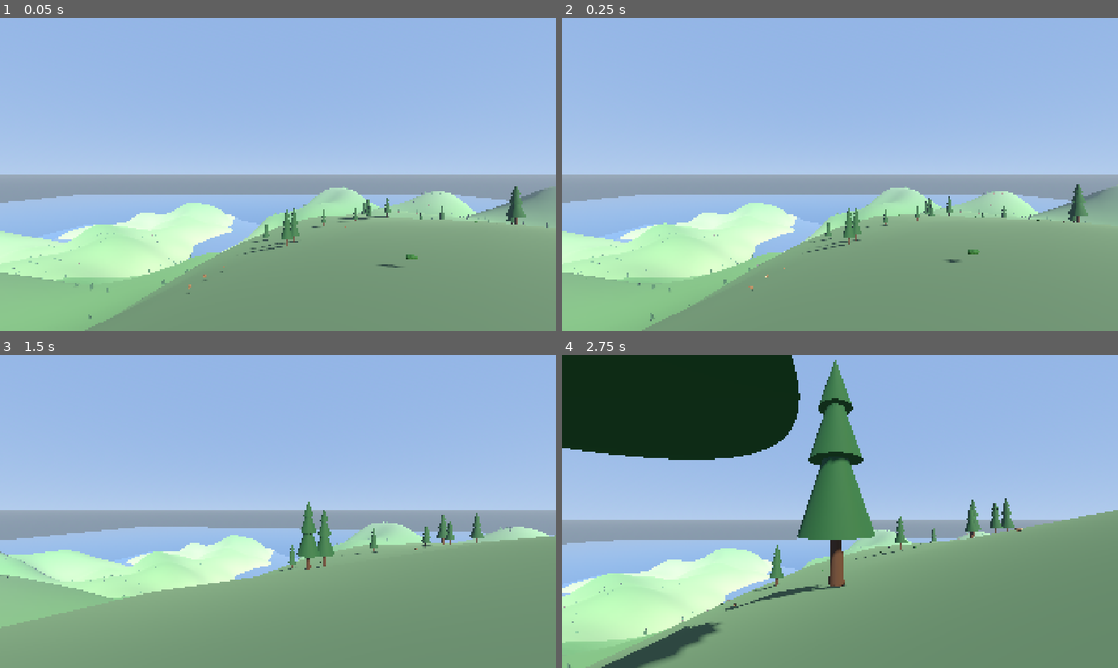
Above: before the commit, frames 1-4 (two rows, left to right).
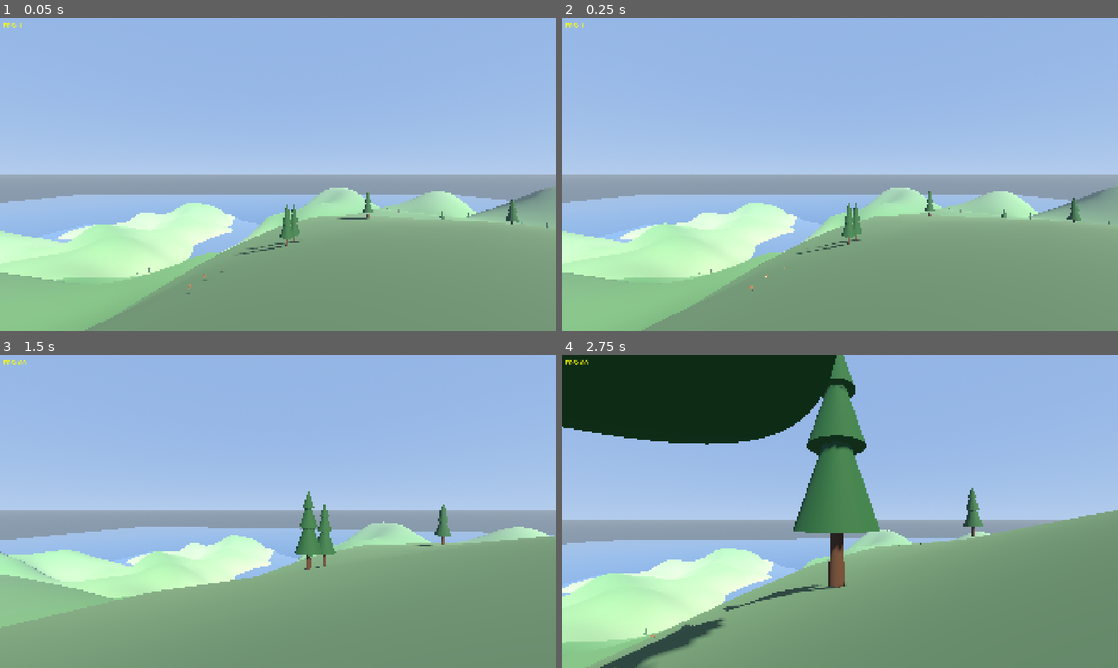
Above: after the commit, the same moments.

Repository: gfeyer/games
Game: Godot game, scene res://main.tscn
Same seed, same stepped clock (60 frames per second), same inputs: the game is played once before the commit and once after it.
Inputs (mouse positions are in pixels of both pictures, inside the frame that each line leads up to):
- Up to frame 1 (0.05 s): no input
- Up to frame 2 (0.25 s): no input
- Up to frame 3 (1.5 s): move the mouse to (305, 511) at 0.52 s; hold Shift (sprint) 0.53-1.28 s; hold W (move_forward) from 0.53 s (still down); tap Space (jump) at 0.77 s; move the mouse to (250, 511) at 1.27 s; tap Shift (sprint) at 1.35 s
- Up to frame 4 (2.75 s): keep holding W (move_forward); tap Space (jump) at 1.52 s; move the mouse to (851, 505) at 2.02 s; hold Shift (sprint) from 2.03 s (still down)

The runs differ from the first frame. In frame 1, 0.8% of the frame differs, in the area x 0-95%, y 1-97%; in frame 2, 0.8%; in frame 3, 0.9%; in frame 4, 6.8%, in the area x 0-83%, y 0-100%.

Commit message:
refinement

Diff:
--- a/procedural-island/fauna/fauna_spawner.gd
+++ b/procedural-island/fauna/fauna_spawner.gd
@@ -4,8 +4,8 @@
 ## Spawns and manages animals across the terrain
 
 @export var spawn_radius: float = 50.0  # Radius around player to maintain animals
-@export var max_deer: int = 30
-@export var spawn_interval: float = 1.0  # Seconds between spawn attempts
+@export var max_deer: int = 10
+@export var spawn_interval: float = 2.0  # Seconds between spawn attempts
 
 # Scene references
 var deer_scene: PackedScene
@@ -36,7 +36,7 @@
 
 func _initial_spawn() -> void:
 	# Initial spawn of some animals
-	for i in range(15):
+	for i in range(5):
 		spawn_deer()
 
 func _process(delta: float) -> void:
--- a/procedural-island/main.tscn
+++ b/procedural-island/main.tscn
@@ -1,10 +1,11 @@
-[gd_scene load_steps=9 format=3 uid="uid://main001"]
+[gd_scene load_steps=10 format=3 uid="uid://main001"]
 
 [ext_resource type="Script" uid="uid://lm60bkaqn2rh" path="res://main.gd" id="1_main"]
 [ext_resource type="PackedScene" uid="uid://terrain001" path="res://terrain/terrain_generator.tscn" id="2_terrain"]
 [ext_resource type="PackedScene" uid="uid://player001" path="res://player/player.tscn" id="3_player"]
 [ext_resource type="PackedScene" path="res://vegetation/vegetation_spawner.tscn" id="4_vegetation"]
 [ext_resource type="PackedScene" path="res://fauna/fauna_spawner.tscn" id="5_fauna"]
+[ext_resource type="Script" path="res://ui/fps_counter.gd" id="6_fps"]
 
 [sub_resource type="ProceduralSkyMaterial" id="ProceduralSkyMaterial_1"]
 sky_top_color = Color(0.4, 0.6, 0.9, 1)
@@ -39,10 +40,6 @@
 shadow_enabled = true
 
 [node name="TerrainGenerator" parent="." instance=ExtResource("2_terrain")]
-island_size = 2000.0
-height_scale = 400.0
-grid_resolution = 200
-noise_frequency = 0.001
 
 [node name="Player" parent="." instance=ExtResource("3_player")]
 transform = Transform3D(1, 0, 0, 0, 1, 0, 0, 0, 1, 0, 10, 0)
@@ -50,3 +47,14 @@
 [node name="VegetationSpawner" parent="." instance=ExtResource("4_vegetation")]
 
 [node name="FaunaSpawner" parent="." instance=ExtResource("5_fauna")]
+
+[node name="CanvasLayer" type="CanvasLayer" parent="."]
+
+[node name="FPSCounter" type="Label" parent="CanvasLayer"]
+offset_left = 10.0
+offset_top = 10.0
+offset_right = 200.0
+offset_bottom = 50.0
+theme_override_colors/font_color = Color(1, 1, 0, 1)
+theme_override_font_sizes/font_size = 24
+script = ExtResource("6_fps")
--- /dev/null
+++ b/procedural-island/ui/fps_counter.gd
@@ -0,0 +1,6 @@
+extends Label
+
+## Simple FPS counter display
+
+func _process(_delta: float) -> void:
+	text = "FPS: %d" % Engine.get_frames_per_second()
--- a/procedural-island/vegetation/trees/tree_base.gd
+++ b/procedural-island/vegetation/trees/tree_base.gd
@@ -1,26 +1,12 @@
 extends Node3D
 class_name TreeBase
 
-## Base class for all tree types with gentle sway animation
-
-@export var sway_amount: float = 0.01
-@export var sway_speed: float = 0.8
-
-var time_offset: float
+## Base class for all tree types (sway disabled for performance)
 
 func _ready() -> void:
-	# Random offset so trees don't all sway in sync
-	time_offset = randf() * TAU
-
 	# Randomize scale slightly for variety
 	var scale_var = randf_range(0.8, 1.2)
 	scale *= scale_var
 
 	# Random Y rotation for variety
 	rotation.y = randf() * TAU
-
-func _process(delta: float) -> void:
-	# Gentle sway animation
-	var sway = sin(Time.get_ticks_msec() * 0.001 * sway_speed + time_offset) * sway_amount
-	rotation.x = sway
-	rotation.z = sway * 0.5
--- a/procedural-island/vegetation/vegetation_spawner.gd
+++ b/procedural-island/vegetation/vegetation_spawner.gd
@@ -4,15 +4,15 @@
 ## Spawns vegetation across the terrain using chunk-based loading
 
 @export var chunk_size: float = 100.0
-@export var load_distance: int = 4  # Chunks in each direction
-@export var unload_distance: int = 6
+@export var load_distance: int = 2  # Chunks in each direction
+@export var unload_distance: int = 3
 
 # Density settings (items per chunk)
-@export var trees_per_chunk: int = 40
-@export var bushes_per_chunk: int = 50
-@export var rocks_per_chunk: int = 20
-@export var flowers_per_chunk: int = 80
-@export var enable_grass: bool = true
+@export var trees_per_chunk: int = 10
+@export var bushes_per_chunk: int = 15
+@export var rocks_per_chunk: int = 5
+@export var flowers_per_chunk: int = 20
+@export var enable_grass: bool = false  # Disabled for performance
 
 # Scene references
 var pine_tree_scene: PackedScene
